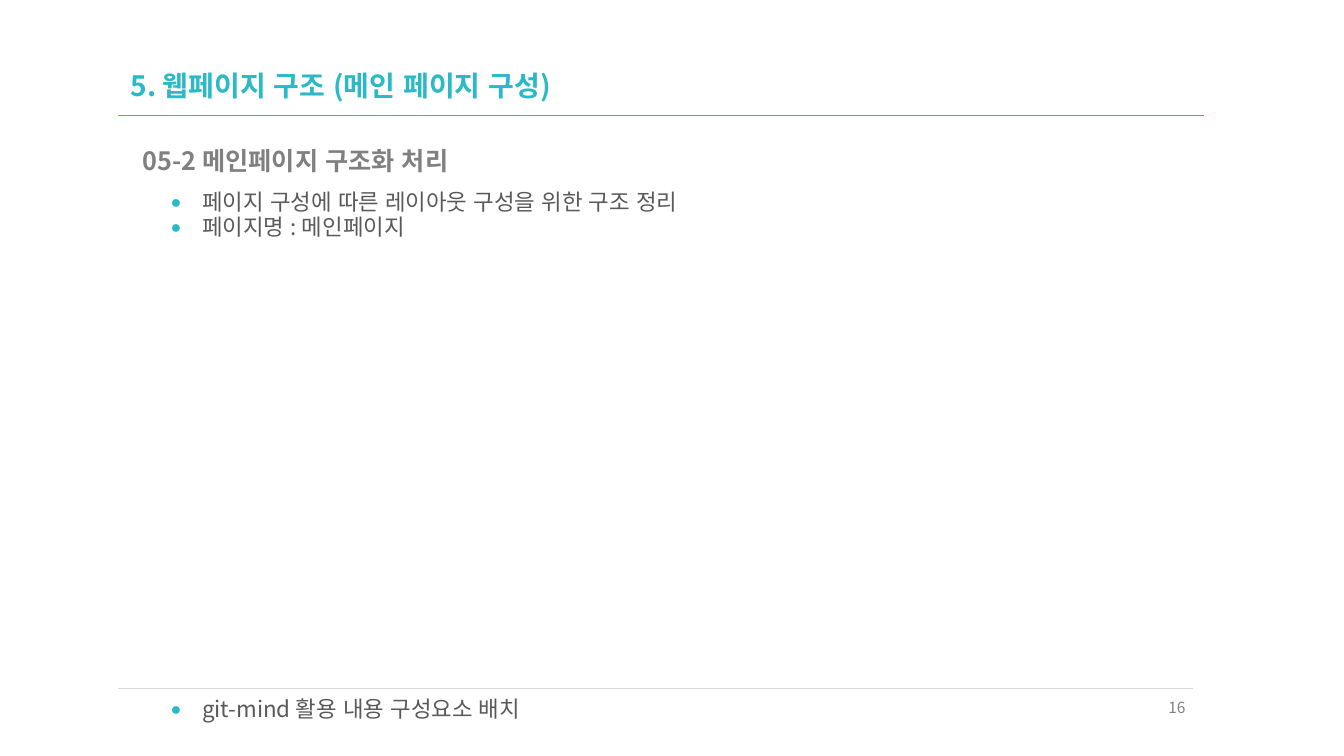
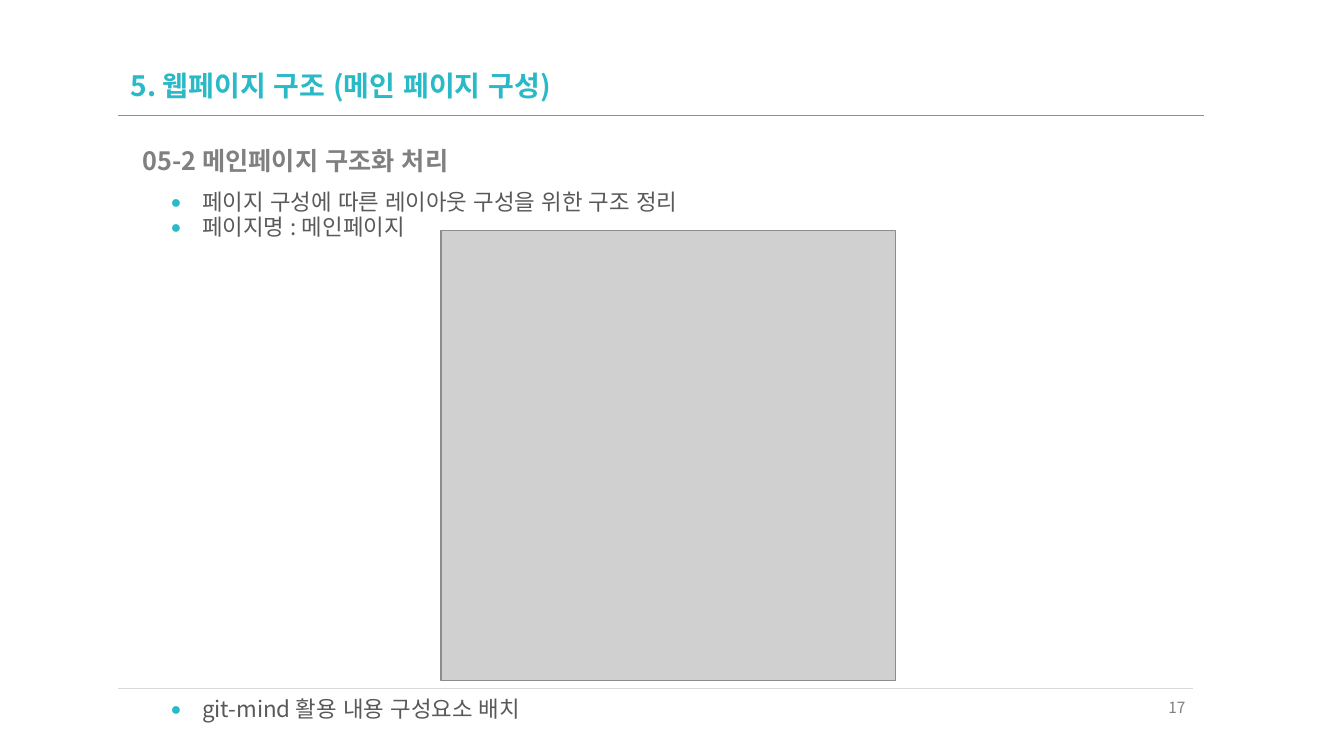
Before and after one commit to gyuwanc1/b_gyuwan, a slide deck: slide 17 of Navien House.pptx (slide 16 before the commit). Drawn at 1344x756 pixels with LibreOffice and Linux fonts; fonts in the diff are those of the drawing; grey boxes stand for pictures. Boxes give left, top, right and bottom in pixels: in the first picture for what was removed or moved away, otherwise in the second. Text is boxed around its words. In the diff, an @@ line names an element or a change of style, - is before the commit and + after.

```diff
--- a/Navien House.pptx
+++ b/Navien House.pptx
@@ picture added at (442,230,896,681) @@
@@ page number at (1168,702,1185,713): text changed @@
-16
+17
```
Also in this commit, not shown: 4 other slides changed, 1 slide added.
